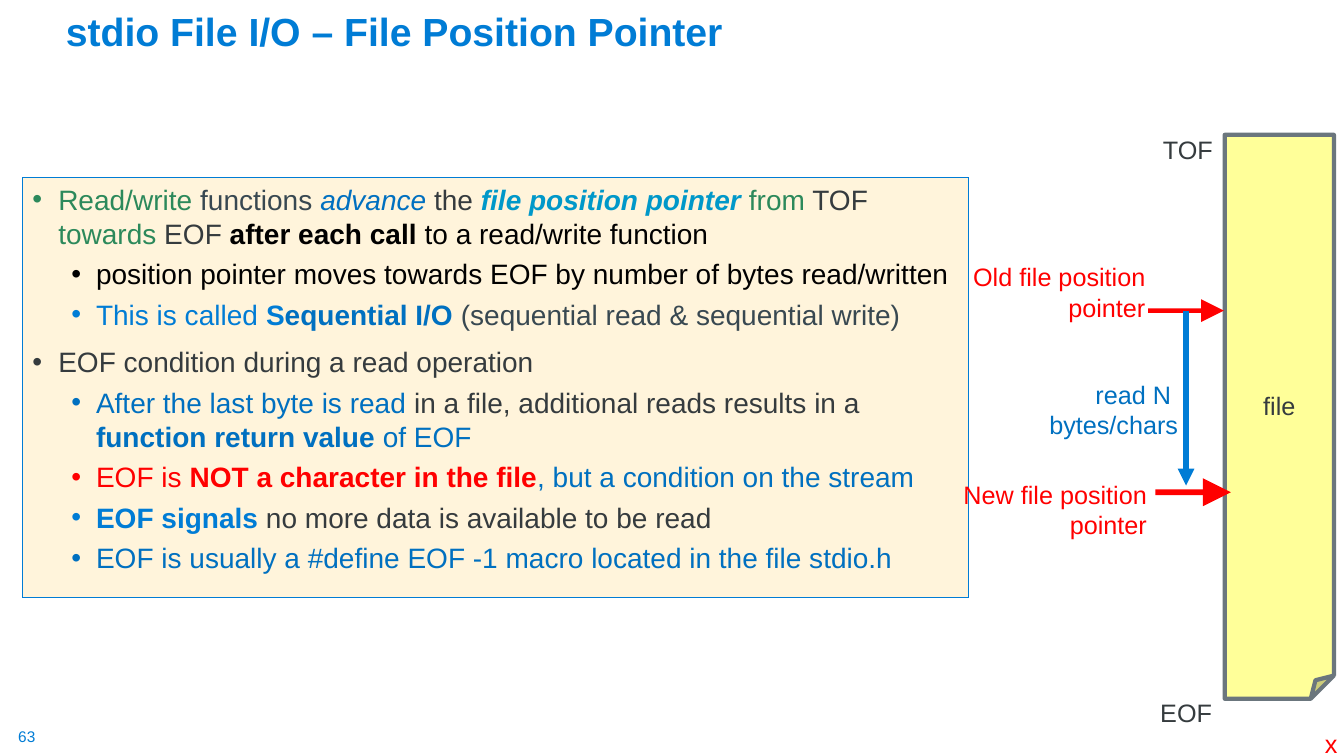
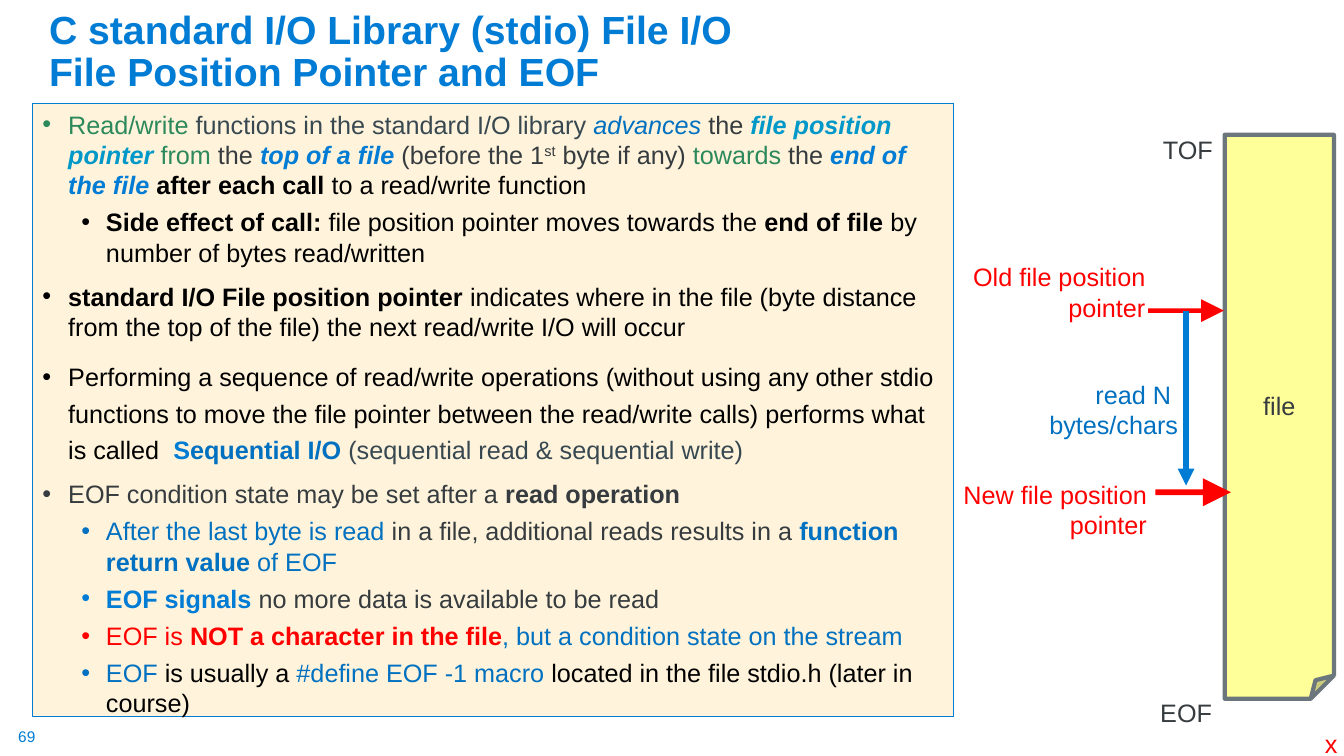
Before and after one commit to cse30-sp24/Cao-slides, a slide deck: slide 69 of 01-C-Part1.pptx (slide 63 before the commit). Drawn at 1344x756 pixels with LibreOffice and Linux fonts; fonts in the diff are those of the drawing. Boxes give left, top, right and bottom in pixels: in the first picture for what was removed or moved away, otherwise in the second. Text is boxed around its words. In the diff, an @@ line names an element or a change of style, - is before the commit and + after.

Commit message:
update fsa

```diff
--- a/01-C-Part1.pptx
+++ b/01-C-Part1.pptx
@@ title at box(49, 15, 732, 87): text changed @@
-stdio File I/O – File Position Pointer
+C standard I/O Library (stdio) File I/O
+File Position Pointer and EOF
@@ text "Read/write functions in the standard ...": place and size @@
-text "Read/write functions in the standard ..." at box(22, 177, 969, 598)
+text "Read/write functions in the standard ..." at box(32, 104, 954, 717)
@@ text at box(68, 115, 933, 509): text changed; size 20 to 18 pt @@
-• Read/write functions advance the file position pointer from TOF towards EOF after each call to a read/write function
-  • position pointer moves towards EOF by number of bytes read/written
-  • This is called Sequential I/O (sequential read & sequential write)
-• EOF condition during a read operation
+• Read/write functions in the standard I/O library advances the file position pointer from the top of a file (before the 1st byte if any) towards the end of the file after each call to a read/write function
+  • Side effect of call: file position pointer moves towards the end of file by number of bytes read/written
+• standard I/O File position pointer indicates where in the file (byte distance from the top of the file) the next read/write I/O will occur
+• Performing a sequence of read/write operations (without using any other stdio functions to move the file pointer between the read/write calls) performs what is called Sequential I/O (sequential read & sequential write)
+• EOF condition state may be set after a read operation
@@ text at box(96, 466, 914, 491): paragraph removed @@
-  • EOF is NOT a character in the file, but a condition on the stream
@@ text at box(106, 521, 898, 613): size 20 to 18 pt in "After the last byte is read in ...", "EOF signals no more data is available ..." @@
@@ text at box(106, 626, 913, 718): text changed; size 20 to 18 pt @@
-  • EOF is usually a #define EOF -1 macro located in the file stdio.h
+  • EOF is NOT a character in the file, but a condition state on the stream
+  • EOF is usually a #define EOF -1 macro located in the file stdio.h (later in course)
@@ page number at box(18, 731, 35, 742): text changed @@
-63
+69
```
Also in this commit, not shown: 33 other slides changed, 4 slides added, 1 slide removed.
